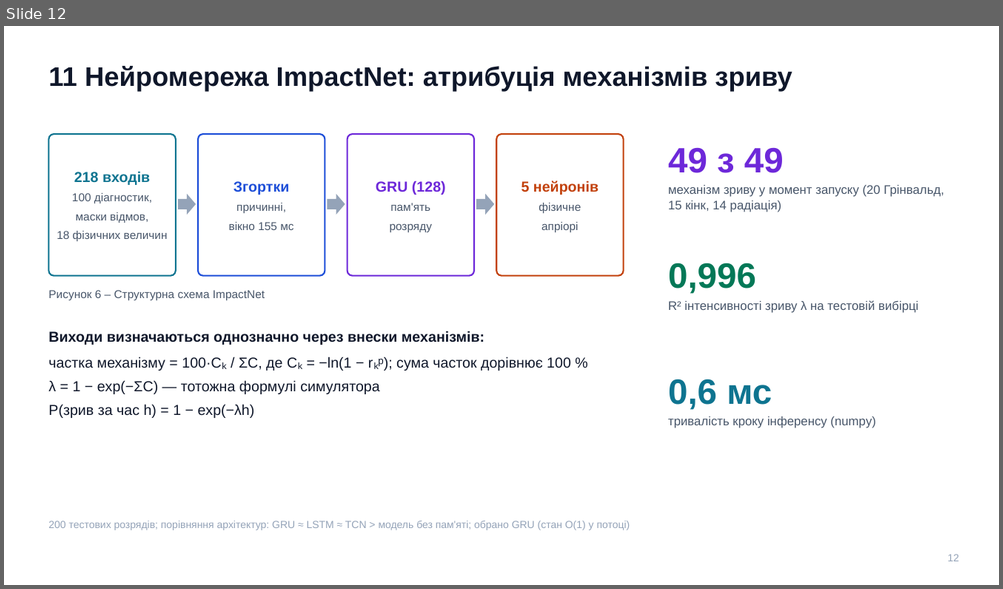
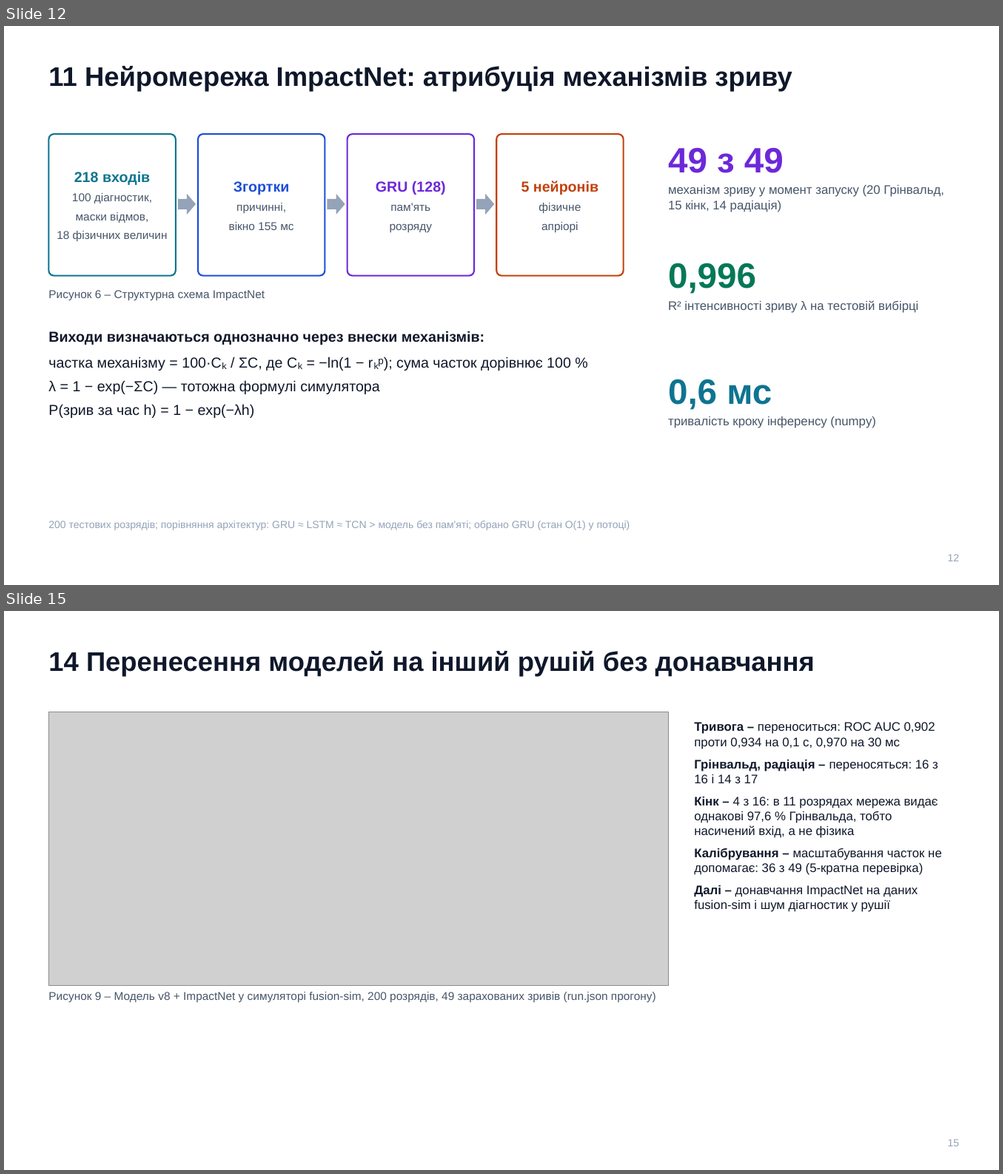
Before and after one commit to llllenah/plasma-disruption-prediction, a slide deck: docs/presentation.pptx. Shown one above the other, each under a label of ours: slide 12 before the commit, slides 12 and 15 after it; the slides between them are not shown. The pictures are 1003x589 and 1003x1174 pixels, drawn with LibreOffice and Linux fonts; fonts in the diff are those of the drawing; grey boxes stand for pictures. Boxes give left, top, right and bottom in pixels: in the first picture for what was removed or moved away, otherwise in the second. Text is boxed around its words. In the diff, an @@ line names an element or a change of style, - is before the commit and + after.

Commit message:
Deck: one slide for all tried models, transfer to the fusion-sim engine
Appendix model cards replaced by a single screenshot grid; new section on the
200-discharge fusion-sim run (alarm ROC AUC 0.902 at 0.1 s without retraining,
ImpactNet 34 / 49 with kink saturating to Greenwald). Run summary in results/.

```diff
--- a/docs/presentation.pptx
+++ b/docs/presentation.pptx
@@ slide 15 added at (4,611,999,1170), background #FFFFFF @@
@@ text added at (48,651,814,677), 26 pt, text #0F172A, bold @@
+14 Перенесення моделей на інший рушій без донавчання
@@ picture added at (48,712,668,986) @@
@@ text added at (694,722,942,912), 12 pt, text #0F172A @@
+Тривога – переноситься: ROC AUC 0,902 проти 0,934 на 0,1 с, 0,970 на 30 мс
+Грінвальд, радіація – переносяться: 16 з 16 і 14 з 17
+Кінк – 4 з 16: в 11 розрядах мережа видає однакові 97,6 % Грінвальда, тобто насичений вхід, а не фізика
+Калібрування – масштабування часток не допомагає: 36 з 49 (5-кратна перевірка)
+Далі – донавчання ImpactNet на даних fusion-sim і шум діагностик у рушії
@@ text added at (48,992,656,1002), 11 pt, text #475569 @@
+Рисунок 9 – Модель v8 + ImpactNet у симуляторі fusion-sim, 200 розрядів, 49 зарахованих зривів (run.json прогону)
@@ text added at (948,1139,959,1147), 10 pt, text #94A3B8 @@
+15
```
Also in this commit, not shown: 4 slides changed, 1 other slide added, 8 slides removed, 6 other files.
